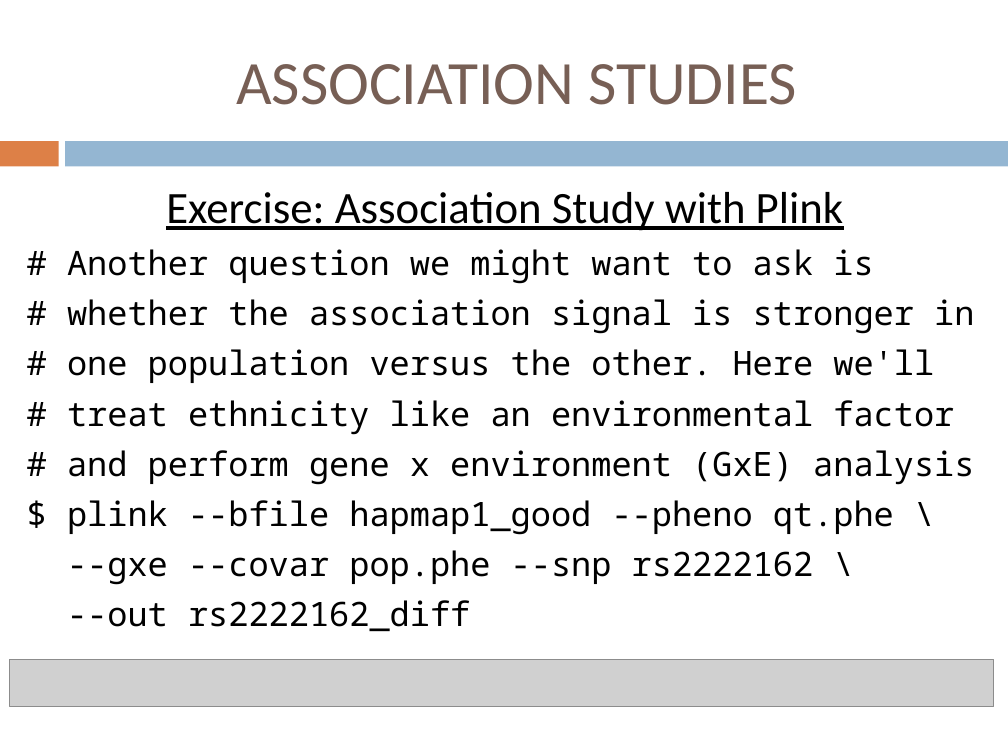
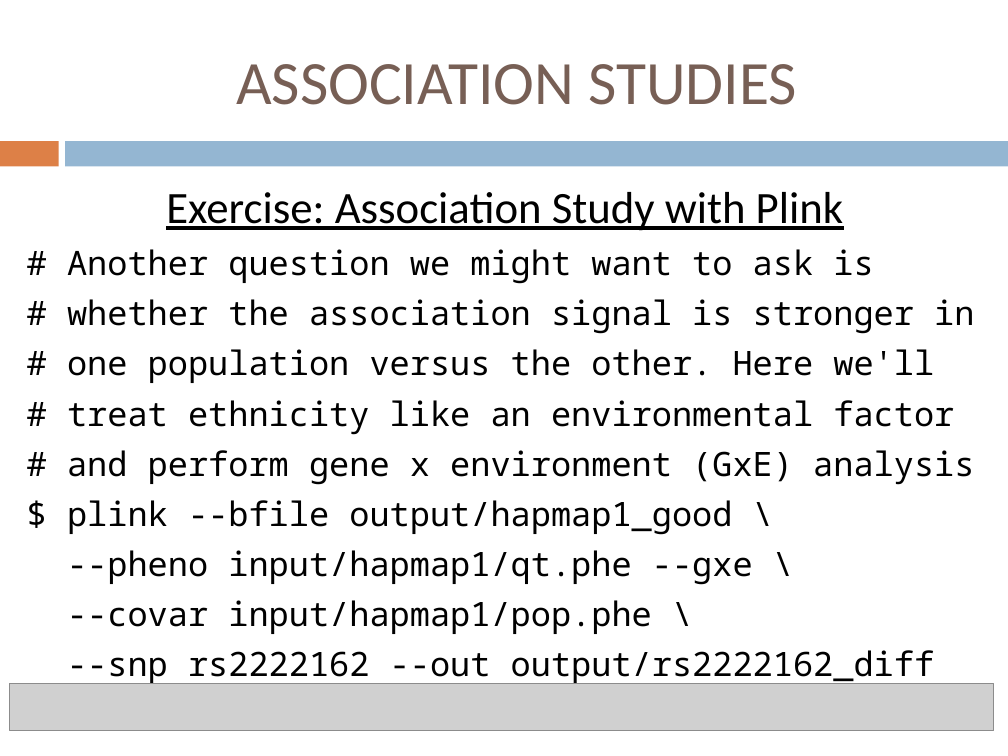
Before and after one commit to jdidion/OpenBioinformaticsWorkshops, a slide deck: slide 56 of development/AdvancedDNASeq/slides/Part5_PopGenAssn.pptx. Drawn at 1008x756 pixels with LibreOffice and Linux fonts; fonts in the diff are those of the drawing; grey boxes stand for pictures. Boxes give left, top, right and bottom in pixels: in the first picture for what was removed or moved away, otherwise in the second. Text is boxed around its words. In the diff, an @@ line names an element or a change of style, - is before the commit and + after.

```diff
--- a/development/AdvancedDNASeq/slides/Part5_PopGenAssn.pptx
+++ b/development/AdvancedDNASeq/slides/Part5_PopGenAssn.pptx
@@ text at [67,500,935,686]: text changed @@
-$ plink --bfile hapmap1_good --pheno qt.phe \
---gxe --covar pop.phe --snp rs2222162 \
---out rs2222162_diff
+$ plink --bfile output/hapmap1_good \
+--pheno input/hapmap1/qt.phe --gxe \
+--covar input/hapmap1/pop.phe \
+--snp rs2222162 --out output/rs2222162_diff
+.
@@ picture: place and size @@
-picture at [10,659,994,707]
+picture at [10,683,994,731]
```
Also in this commit, not shown: 17 other slides changed, 3 other files.
